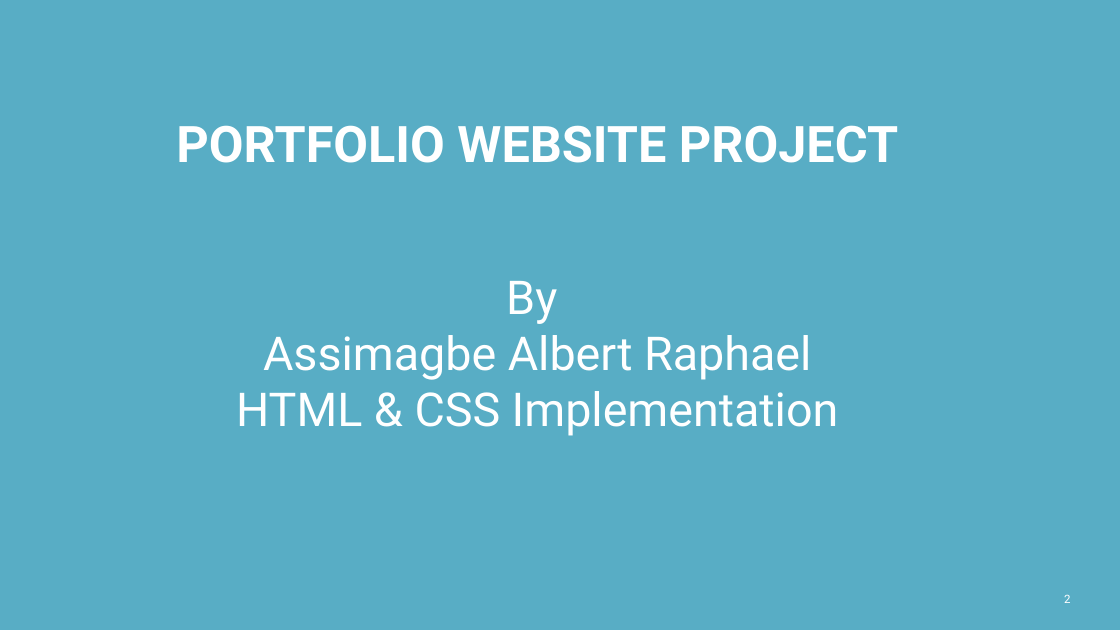
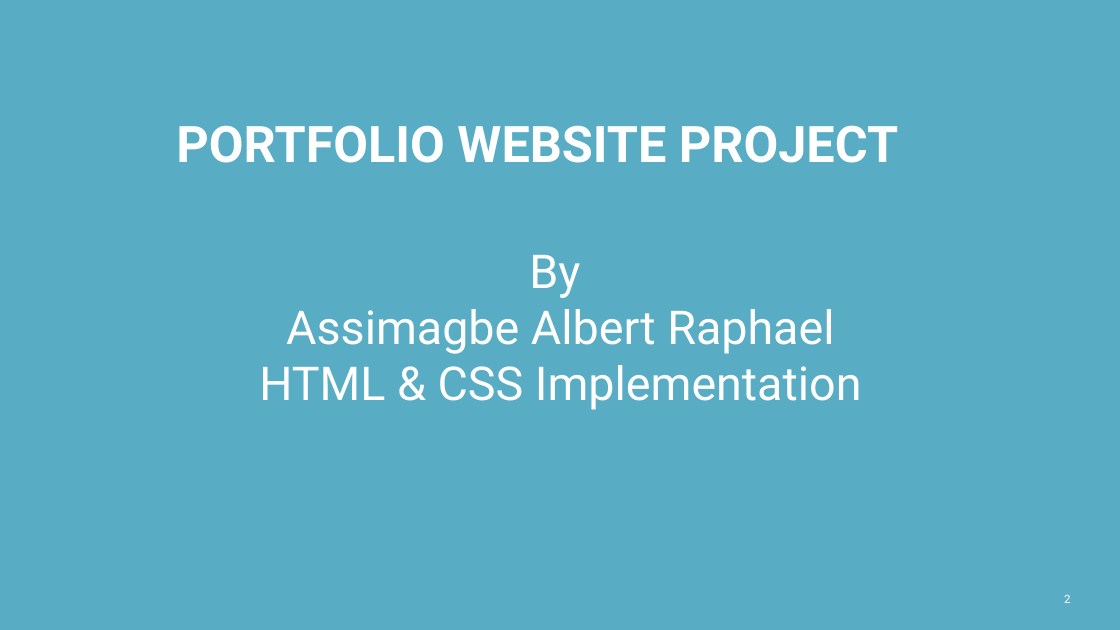
Before and after one commit to albert-raphael/portfolio-website, a slide deck: slide 2 of Documents/Presentation Template_portfolio-website.pptx. Drawn at 1120x630 pixels with LibreOffice and Linux fonts; fonts in the diff are those of the drawing; background and template pictures are left out. Boxes give left, top, right and bottom in pixels: in the first picture for what was removed or moved away, otherwise in the second. Text is boxed around its words. In the diff, an @@ line names an element or a change of style, - is before the commit and + after.

```diff
--- a/Documents/Presentation Template_portfolio-website.pptx
+++ b/Documents/Presentation Template_portfolio-website.pptx
@@ text "By Assimagbe Albert Raphael HTML ...": place and size @@
-text "By Assimagbe Albert Raphael HTML ..." at (236, 281, 839, 436)
+text "By Assimagbe Albert Raphael HTML ..." at (259, 255, 862, 410)
```
Also in this commit, not shown: 4 other slides changed, 1 other file.
